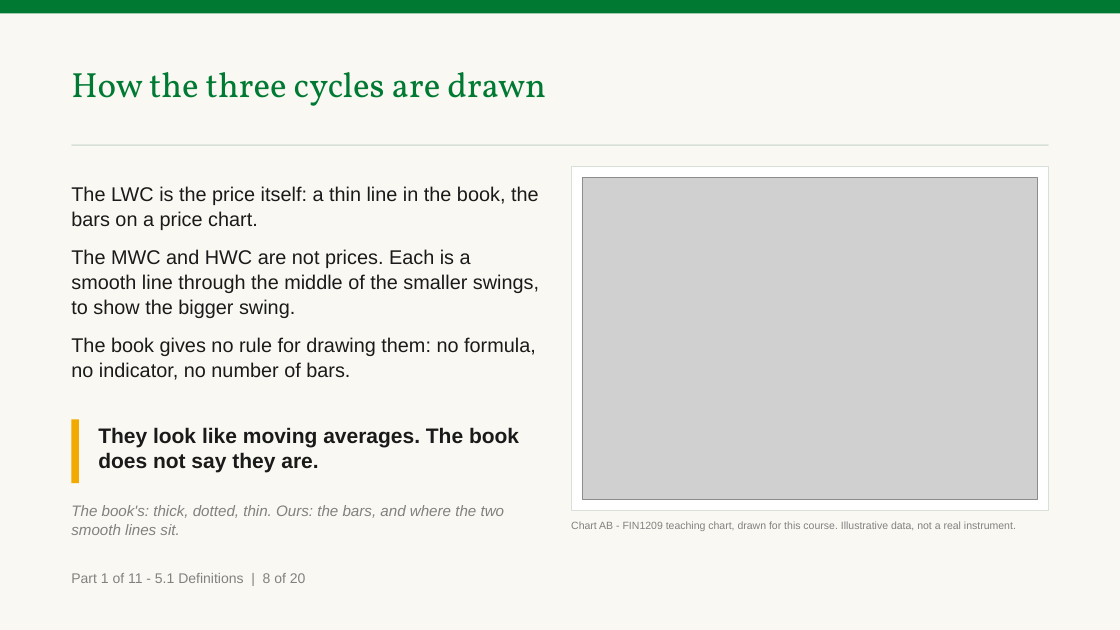
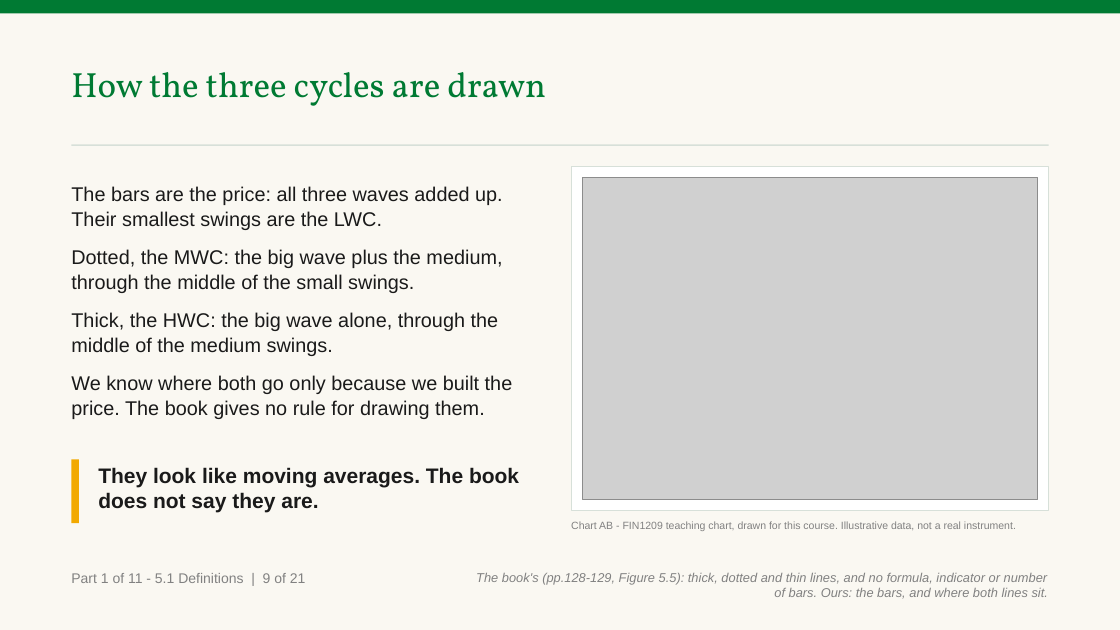
Before and after one commit to benjiesotelo-sudo/Telos_FIN1209, a slide deck: slide 14 of chapter-05/FIN1209-Chapter-05.pptx (slide 13 before the commit). Drawn at 1120x630 pixels with LibreOffice and Linux fonts; fonts in the diff are those of the drawing; grey boxes stand for pictures. Boxes give left, top, right and bottom in pixels: in the first picture for what was removed or moved away, otherwise in the second. Text is boxed around its words. In the diff, an @@ line names an element or a change of style, - is before the commit and + after.

Commit message:
Say where every Chapter 5 slide comes from, and how its invented price was built
The instructor asked how the swings on the wave charts were computed and
said the answer belonged on the slide. A new slide and Chart AJ show the
three waves the invented price is added up from, with the sizes and why
they were chosen; the two slides after it say how each line is drawn from
those waves and that a real chart carries no such numbers.

Every teaching slide now carries an origin line, bottom right: the book
page, the figure, whose the numbers are, and where the book gives no
reason, that it gives none. deckkit prints it from a new optional field;
Chapters 1 to 4 set none and rebuild byte identical.

TEMPLATE.md records the standing rule: nothing is stated without its
explanation.

```diff
--- a/chapter-05/FIN1209-Chapter-05.pptx
+++ b/chapter-05/FIN1209-Chapter-05.pptx
@@ text at (x1=71, y1=186, x2=513, y2=419): text changed @@
-The LWC is the price itself: a thin line in the book, the bars on a price chart.
-The MWC and HWC are not prices. Each is a smooth line through the middle of the smaller swings, to show the bigger swing.
-The book gives no rule for drawing them: no formula, no indicator, no number of bars.
+The bars are the price: all three waves added up. Their smallest swings are the LWC.
+Dotted, the MWC: the big wave plus the medium, through the middle of the small swings.
+Thick, the HWC: the big wave alone, through the middle of the medium swings.
+We know where both go only because we built the price. The book gives no rule for drawing them.
@@ rectangle moved from (x1=71, y1=419, x2=79, y2=483) to (x1=71, y1=460, x2=79, y2=523) @@
@@ text "They look like moving averages. ..." moved from (x1=98, y1=427, x2=519, y2=473) to (x1=98, y1=467, x2=519, y2=513) @@
@@ text removed at (x1=71, y1=505, x2=505, y2=535) @@
-The book's: thick, dotted, thin. Ours: the bars, and where the two smooth lines sit.
@@ text at (x1=71, y1=573, x2=306, y2=583): text changed @@
-Part 1 of 11 - 5.1 Definitions | 8 of 20
+Part 1 of 11 - 5.1 Definitions | 9 of 21
@@ text added at (x1=476, y1=573, x2=1048, y2=599), 11 pt, text #818181, italic @@
+The book's (pp.128-129, Figure 5.5): thick, dotted and thin lines, and no formula, indicator or number of bars. Ours: the bars, and where both lines sit.
```
Also in this commit, not shown: 103 other slides changed, 1 slide added, 6 other files.
